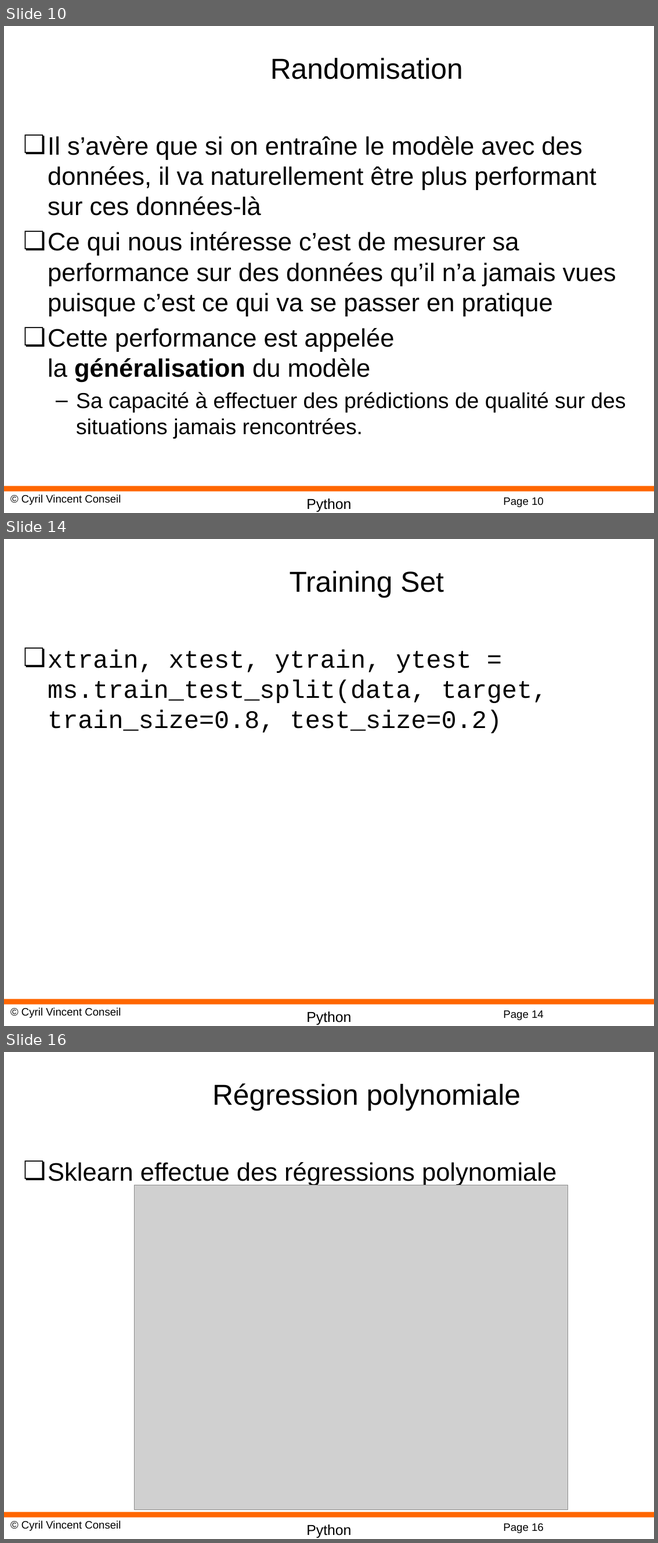
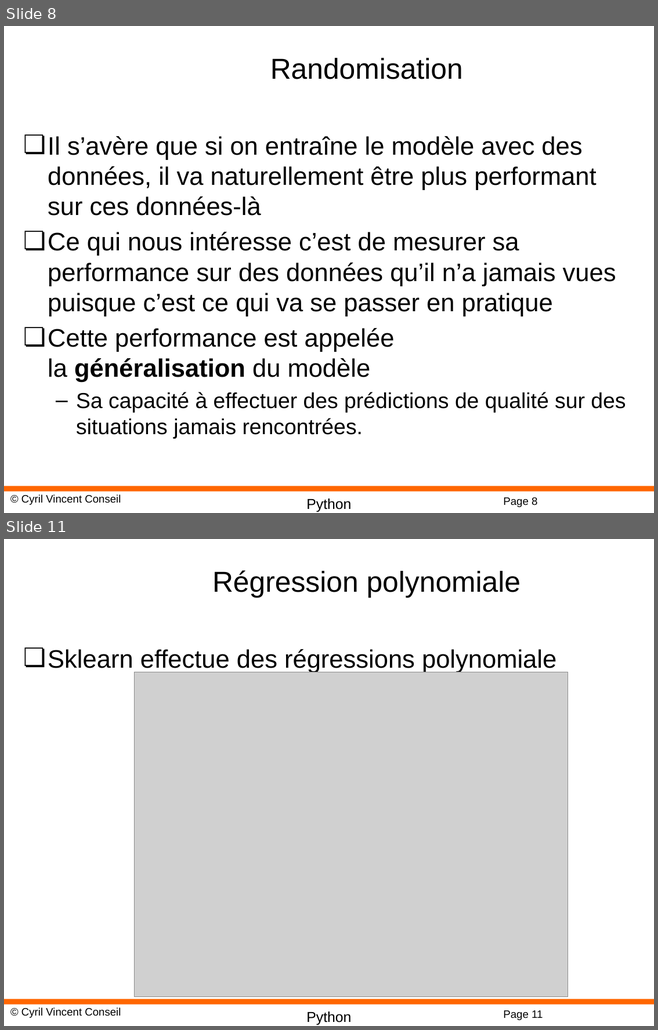
Before and after one commit to cyrilvincent/math, a slide deck: ppt/PythonMath12-ScikitLearn.pptx. Shown one above the other, each under a label of ours: slides 10, 14 and 16 before the commit, slides 8 and 11 after it; the slides between them are not shown. The pictures are 658x1543 and 658x1030 pixels, drawn with LibreOffice and Linux fonts; fonts in the diff are those of the drawing; grey boxes stand for pictures; background and template pictures are left out. Boxes give left, top, right and bottom in pixels: in the first picture for what was removed or moved away, otherwise in the second. Text is boxed around its words. In the diff, an @@ line names an element or a change of style, - is before the commit and + after.

```diff
--- a/ppt/PythonMath12-ScikitLearn.pptx
+++ b/ppt/PythonMath12-ScikitLearn.pptx
@@ slide 14 removed at <box>4,539,654,1026</box>, background #FFFFFF; not listed: 4 template elements that a slide beside it also shows @@
@@ title removed at <box>289,571,444,598</box> @@
-Training Set
@@ text removed at <box>48,649,547,733</box> @@
-❏ xtrain, xtest, ytrain, ytest = ms.train_test_split(data, target, train_size=0.8, test_size=0.2)
@@ what was slide 10 is now slide 8 @@
@@ page number at <box>503,498,537,507</box>: text changed @@
-Page 10
+Page 8
@@ what was slide 16 is now slide 11 @@
@@ page number at <box>503,1011,542,1020</box>: text changed @@
-Page 16
+Page 11
```
Also in this commit, not shown: 12 other slides removed, 5 other files.
